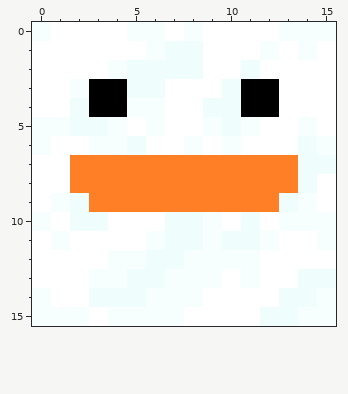
A pixel-art sprite gets an edit: textures/blocks/snow.png. This is how it looked before the edit.
The file is 16x16 pixels. Colours within 5 levels of each other are drawn and written as one.
The result:
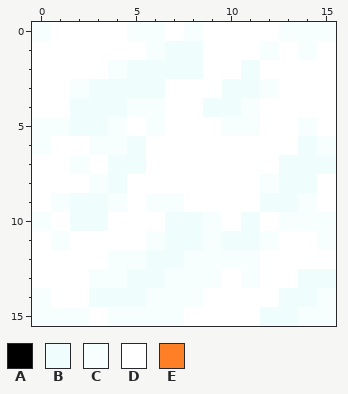
Palette (. is transparent): A #000000  B #f0fdfd  C #f7fefe  D #ffffff  E #ff7f27
Message: new textures : snow, axolotl bucket
The exact change:
@@ x 0..15 @@
  2 DDDDCBBBBDDBDDDD
- 3 DDCAABBDDDBAADDD
- 4 DDBAACCDDBBAADDD
- 5 CCBBCDCDDCBCDDCD
- 6 CDDCCBDDCDCDDDBC
- 7 DDEEEEEEEEEEEEBB
- 8 DDEEEEEEEEEEEEBD
- 9 DCBEEEEEEEEEEBCD
+ 3 DDCBBBBDDDBBCDDD
+ 4 DDBBBCCDDBBCDDDD
+ 5 CCBBCDCDDDCCDDCD
+ 6 CDDCCBDDDDDDDDBC
+ 7 DDCDBBDDDDDDDBBB
+ 8 DDDCBDDDDDDDCBBD
+ 9 DCBBCDCCDDDDBBCD
 10 CDBBDDDBBCDBDCCC
